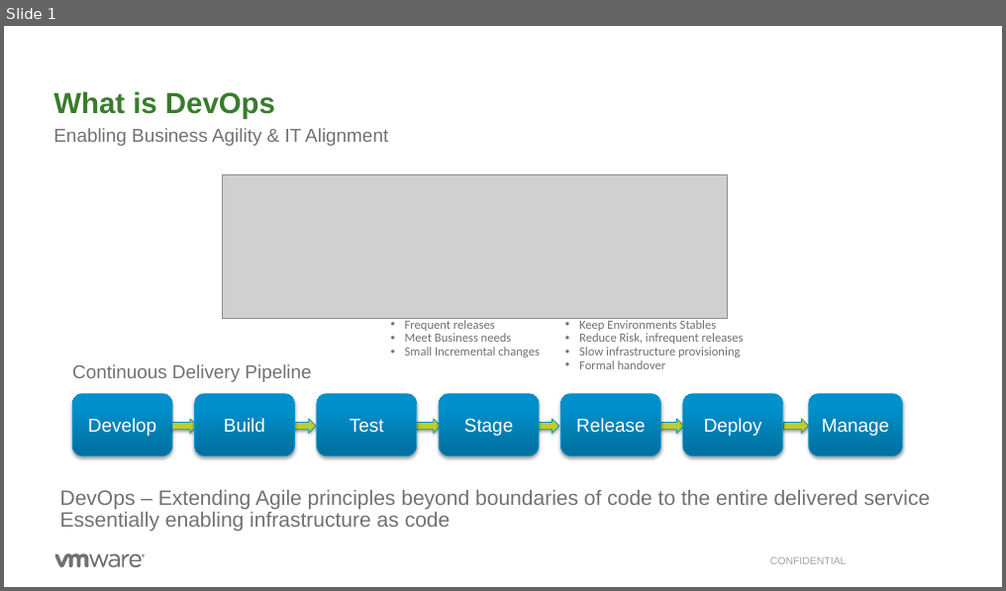
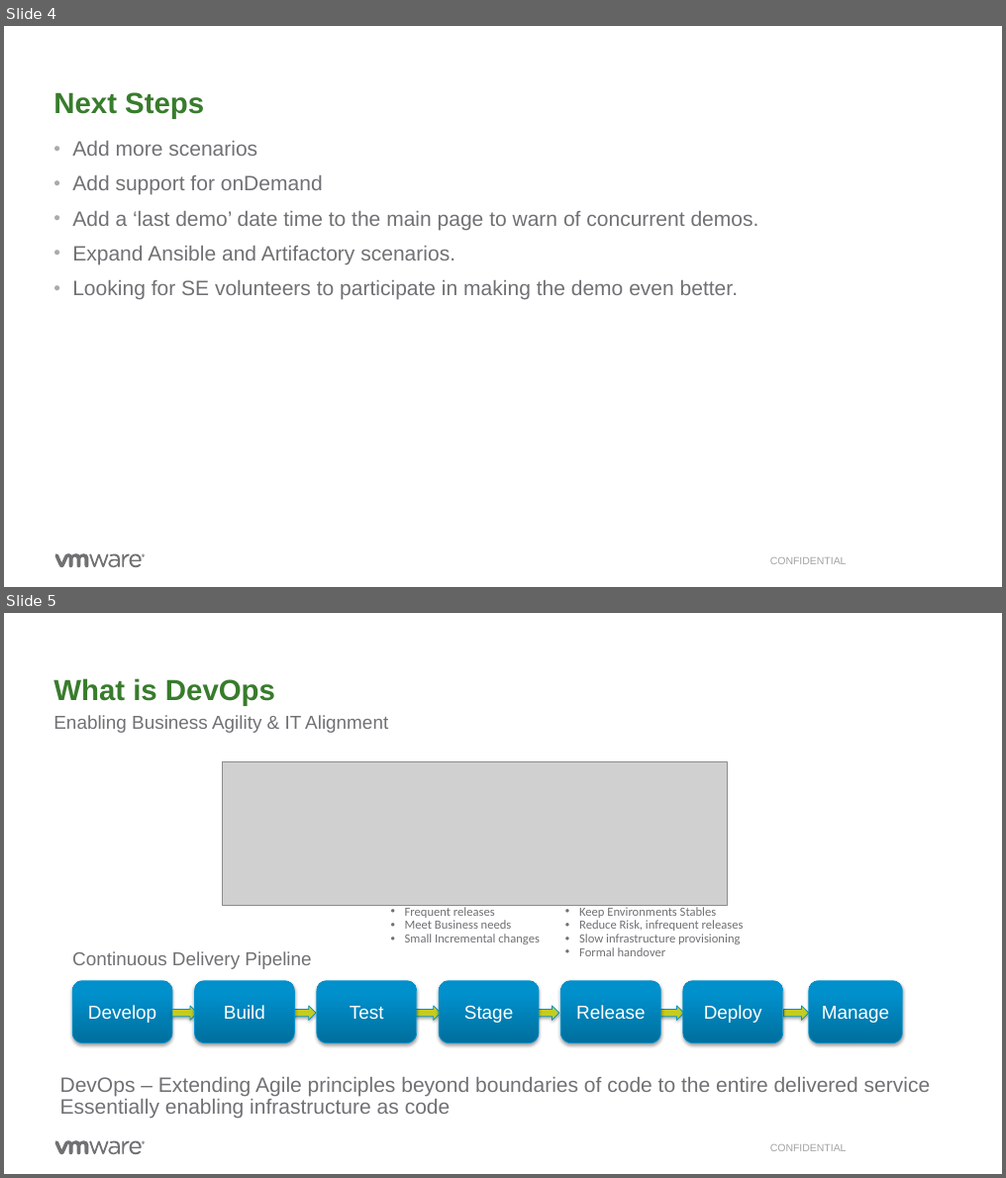
Before and after one commit to rdbwebster/vcadevops, a slide deck: DevopsDemo.pptx. Shown one above the other, each under a label of ours: slide 1 before the commit, slides 4 and 5 after it. The pictures are 1006x591 and 1006x1178 pixels, drawn with LibreOffice and Linux fonts; fonts in the diff are those of the drawing; grey boxes stand for pictures; background and template pictures are left out. Boxes give left, top, right and bottom in pixels: in the first picture for what was removed or moved away, otherwise in the second. Text is boxed around its words. In the diff, an @@ line names an element or a change of style, - is before the commit and + after.

```diff
--- a/DevopsDemo.pptx
+++ b/DevopsDemo.pptx
@@ slide 4 added at <box>4,26,1002,587</box>, background #FFFFFF; not listed: 7 template elements that a slide beside it also shows @@
@@ title added at <box>54,92,204,119</box>, 28 pt, text #387C2C, bold @@
+Next Steps
@@ text added at <box>72,141,759,300</box>, 20 pt, text #717074 @@
+• Add more scenarios
+• Add support for onDemand
+• Add a ‘last demo’ date time to the main page to warn of concurrent demos.
+• Expand Ansible and Artifactory scenarios.
+• Looking for SE volunteers to participate in making the demo even better.
@@ text added at <box>770,558,846,565</box>, 10 pt, text #A5A4A6 @@
+CONFIDENTIAL
@@ page number added at <box>953,556,990,568</box>, 10 pt, text #FFFFFF @@
+4
@@ what was slide 1 is now slide 5 @@
```
Also in this commit, not shown: 3 other slides added, 7 other files.
